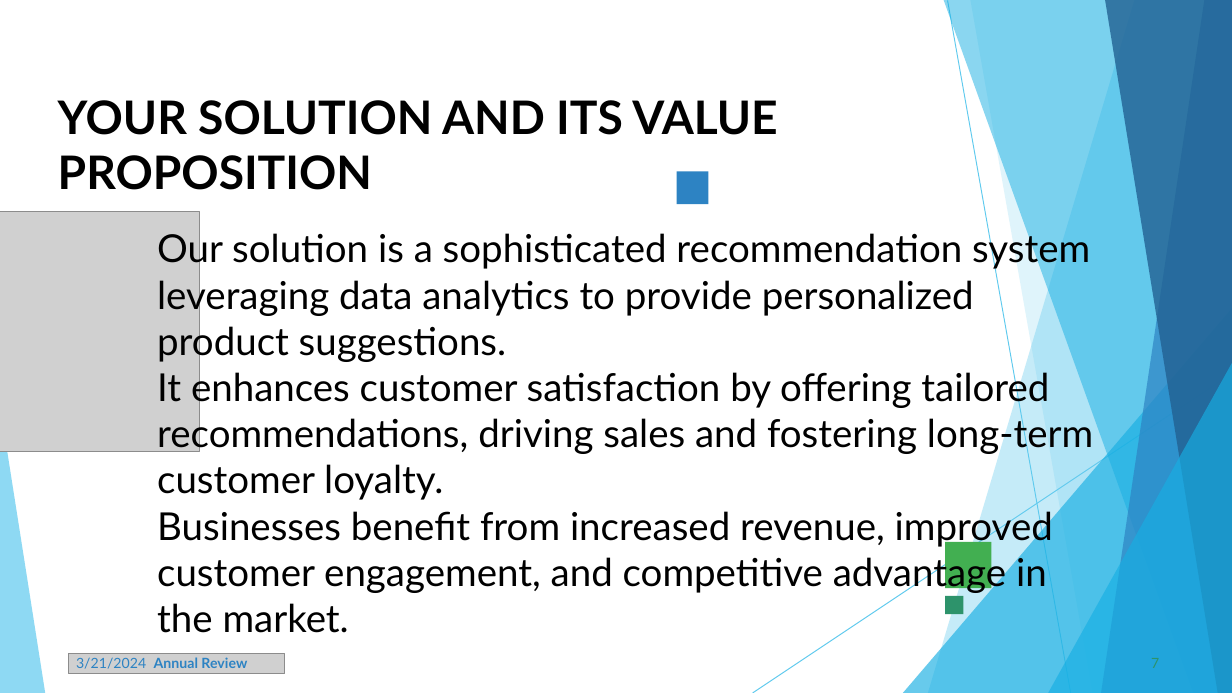
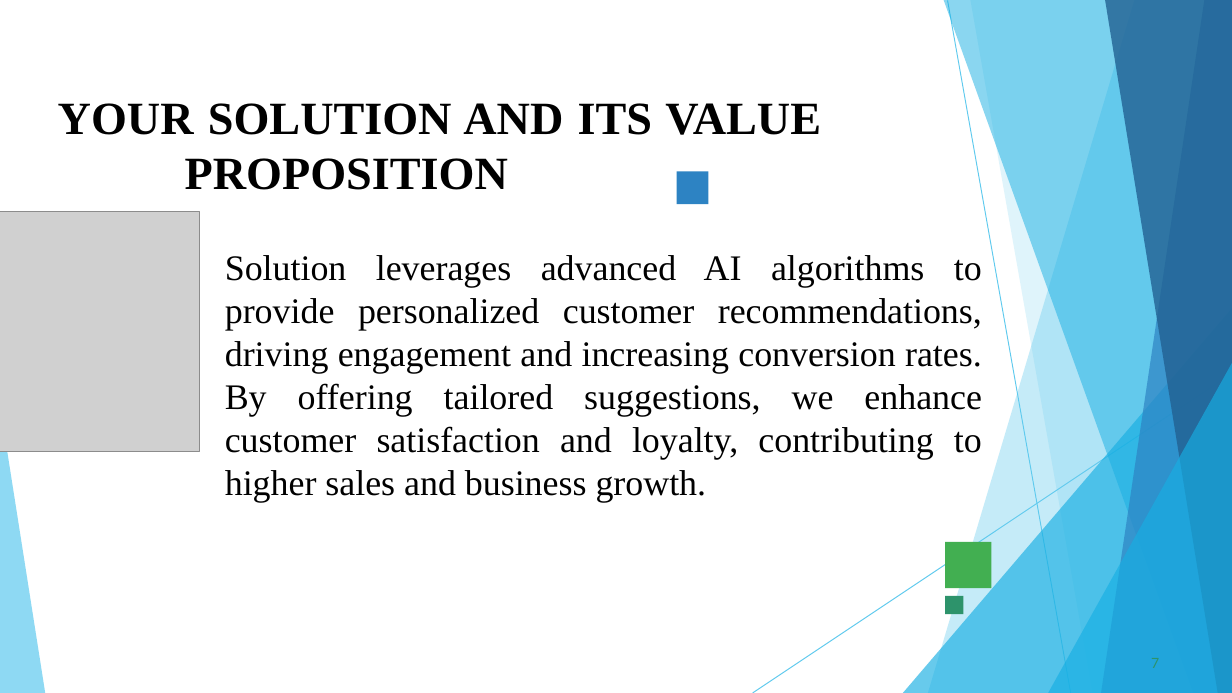
Before and after one commit to Venotha-2004/Naanmuthalvan, a slide deck: slide 7 of CUSTOMER_RECOMMENDATIONS.pptx. Drawn at 1232x693 pixels with LibreOffice and Linux fonts; fonts in the diff are those of the drawing; grey boxes stand for pictures. Boxes give left, top, right and bottom in pixels: in the first picture for what was removed or moved away, otherwise in the second. Text is boxed around its words. In the diff, an @@ line names an element or a change of style, - is before the commit and + after.

```diff
--- a/CUSTOMER_RECOMMENDATIONS.pptx
+++ b/CUSTOMER_RECOMMENDATIONS.pptx
@@ title "YOUR SOLUTION AND ITS VALUE ..." at [58, 103, 821, 190]: font Lato to Times New Roman; alignment left to justified @@
@@ text at [225, 255, 982, 503]: text changed; size 30 to 28 pt; font Lato to Times New Roman @@
-Our solution is a sophisticated recommendation system leveraging data analytics to provide personalized product suggestions.
-It enhances customer satisfaction by offering tailored recommendations, driving sales and fostering long-term customer loyalty.
-Businesses benefit from increased revenue, improved customer engagement, and competitive advantage in the market.
+Solution leverages advanced AI algorithms to provide personalized customer recommendations, driving engagement and increasing conversion rates. By offering tailored suggestions, we enhance customer satisfaction and loyalty, contributing to higher sales and business growth.
@@ picture removed at [68, 653, 285, 674] @@
@@ text removed at [76, 657, 247, 669] @@
-3/21/2024 Annual Review
```
Also in this commit, not shown: 7 other slides changed, 2 slides added, 2 slides removed.
